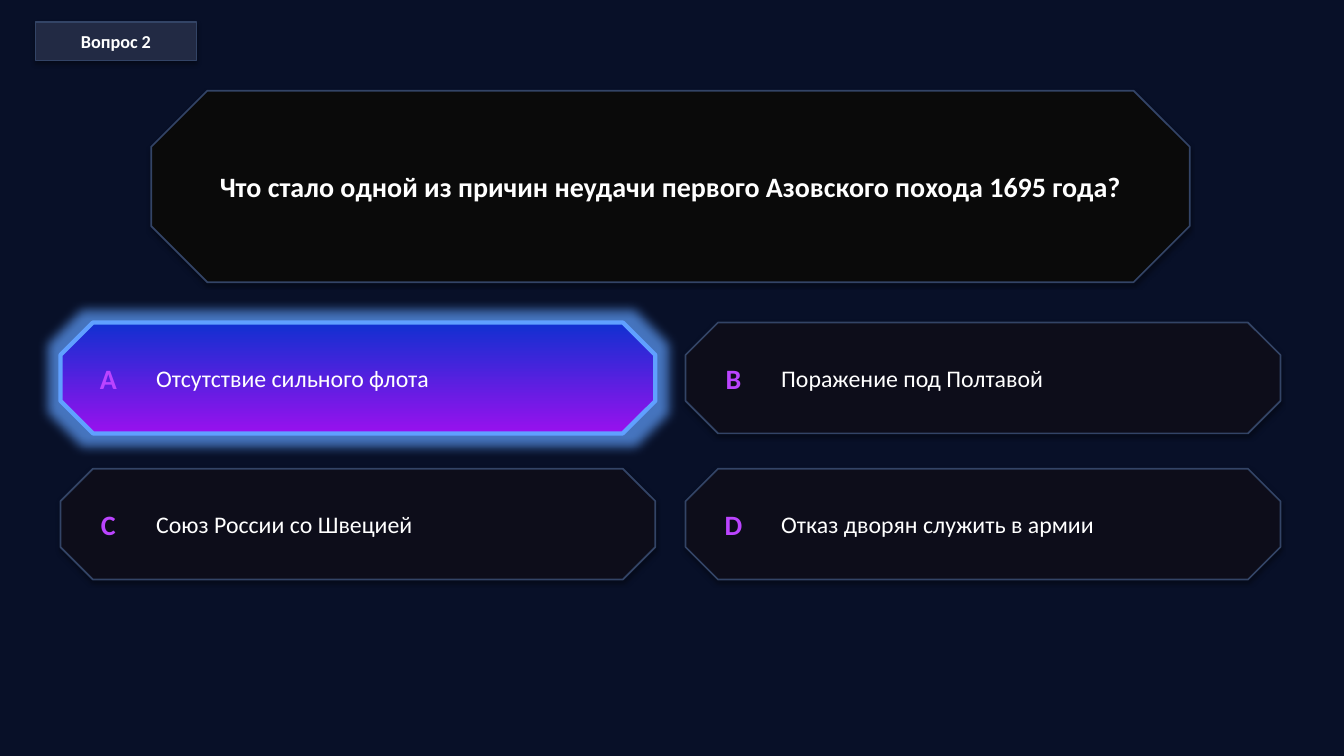
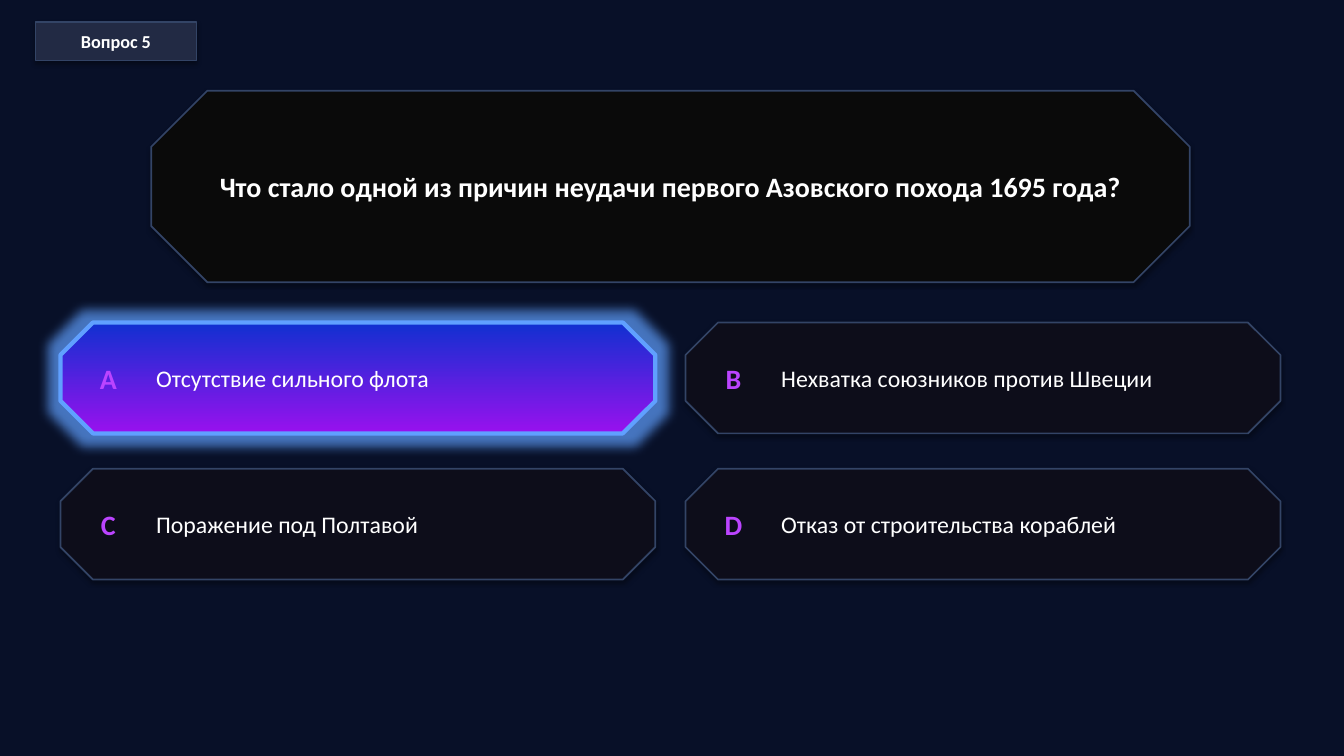
Before and after one commit to bk-ru/quizcraft, a slide deck: slide 10 of mockups/compact-workspace/data/demo-export.pptx (slide 4 before the commit). Drawn at 1344x756 pixels with LibreOffice and Linux fonts; fonts in the diff are those of the drawing. Boxes give left, top, right and bottom in pixels: in the first picture for what was removed or moved away, otherwise in the second. Text is boxed around its words. In the diff, an @@ line names an element or a change of style, - is before the commit and + after.

```diff
--- a/mockups/compact-workspace/data/demo-export.pptx
+++ b/mockups/compact-workspace/data/demo-export.pptx
@@ text in rectangle at (81,36,151,51): text changed @@
-Вопрос 2
+Вопрос 5
@@ text at (781,371,1153,391): text changed @@
-Поражение под Полтавой
+Нехватка союзников против Швеции
@@ text at (156,517,418,537): text changed @@
-Союз России со Швецией
+Поражение под Полтавой
@@ text at (781,517,1116,537): text changed @@
-Отказ дворян служить в армии
+Отказ от строительства кораблей
```
Also in this commit, not shown: 13 other slides changed, 86 slides added, 6 slides removed, 2 other files.
